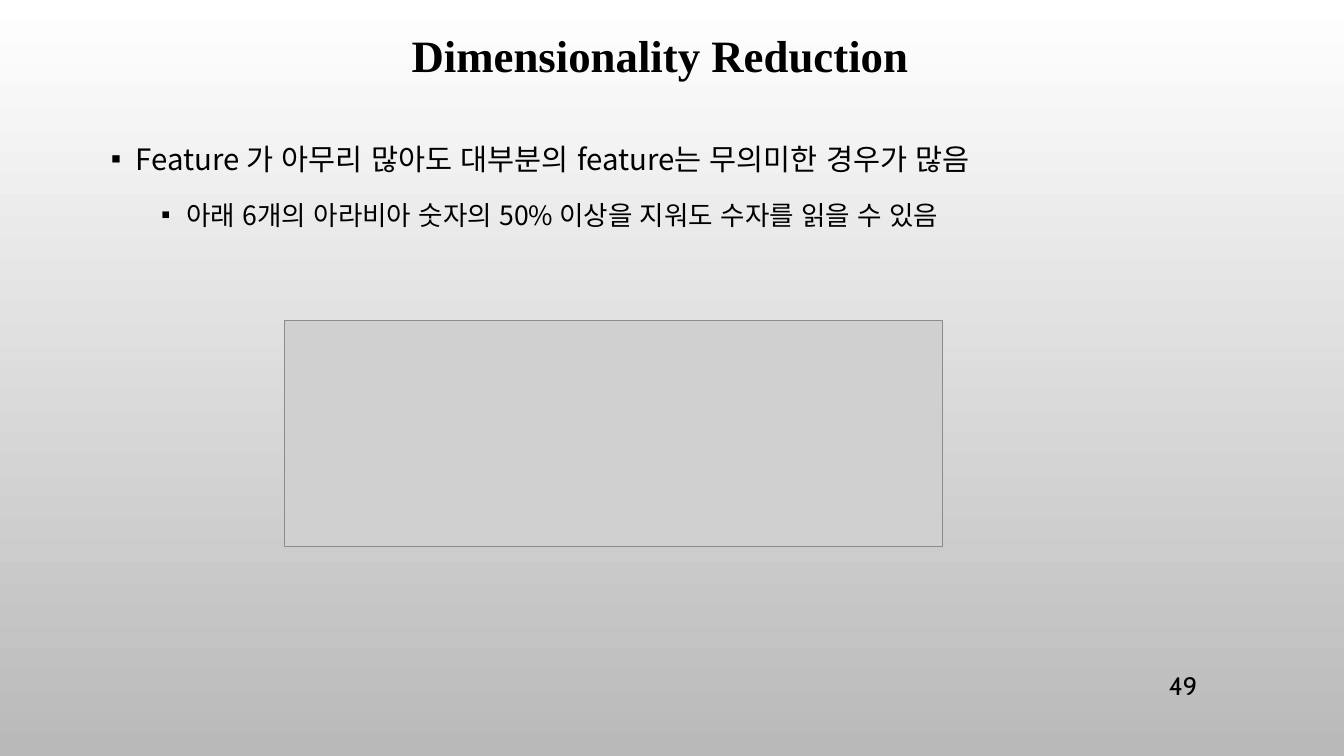
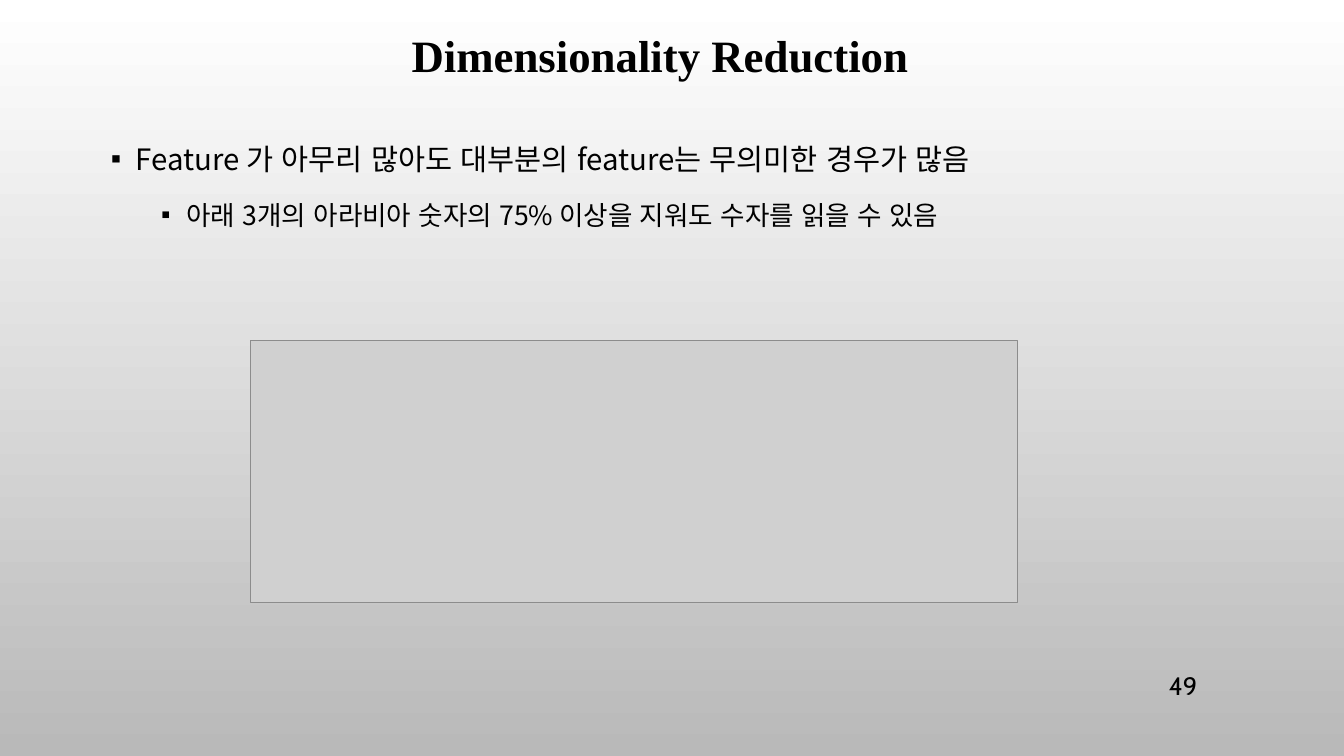
Before and after one commit to ancestor9/mathematics-for-machine-learning, a slide deck: slide 49 of 7_Applications of mathematics.pptx. Drawn at 1344x756 pixels with LibreOffice and Linux fonts; fonts in the diff are those of the drawing; grey boxes stand for pictures; background and template pictures are left out. Boxes give left, top, right and bottom in pixels: in the first picture for what was removed or moved away, otherwise in the second. Text is boxed around its words. In the diff, an @@ line names an element or a change of style, - is before the commit and + after.

```diff
--- a/7_Applications of mathematics.pptx
+++ b/7_Applications of mathematics.pptx
@@ text at <box>186,203,938,227</box>: text changed @@
-  ▪ 아래 6개의 아라비아 숫자의 50% 이상을 지워도 수자를 읽을 수 있음
+  ▪ 아래 3개의 아라비아 숫자의 75% 이상을 지워도 수자를 읽을 수 있음
@@ picture: place and size @@
-picture at <box>284,321,943,546</box>
+picture at <box>251,341,1018,603</box>
```
Also in this commit, not shown: 2 slides added.
